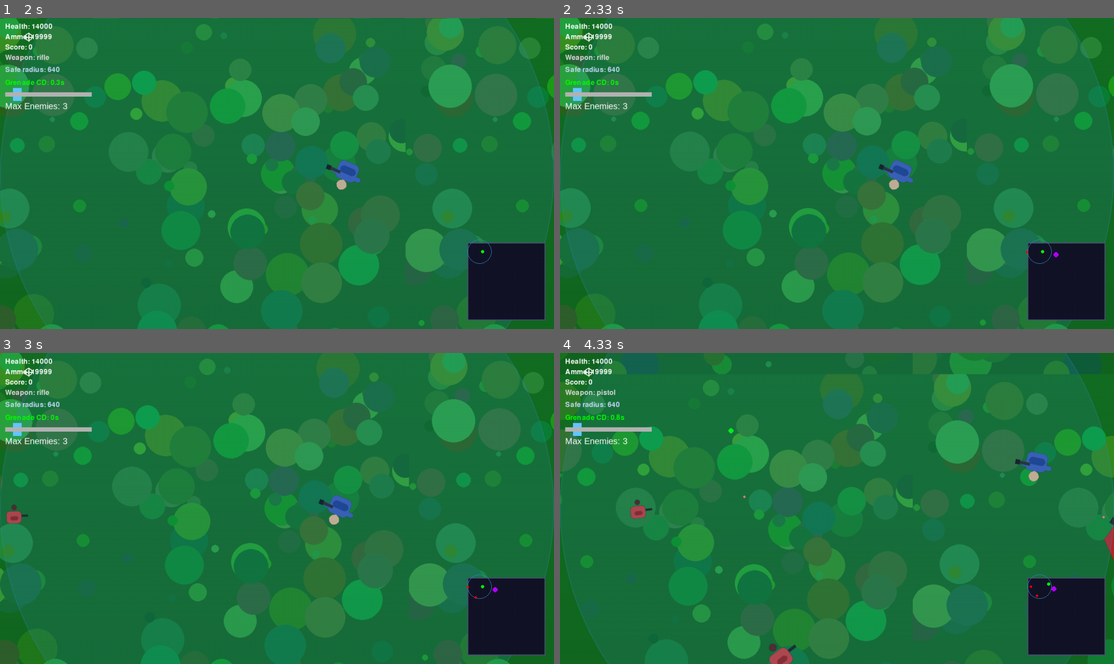
Above: before the commit, frames 1-4 (two rows, left to right).
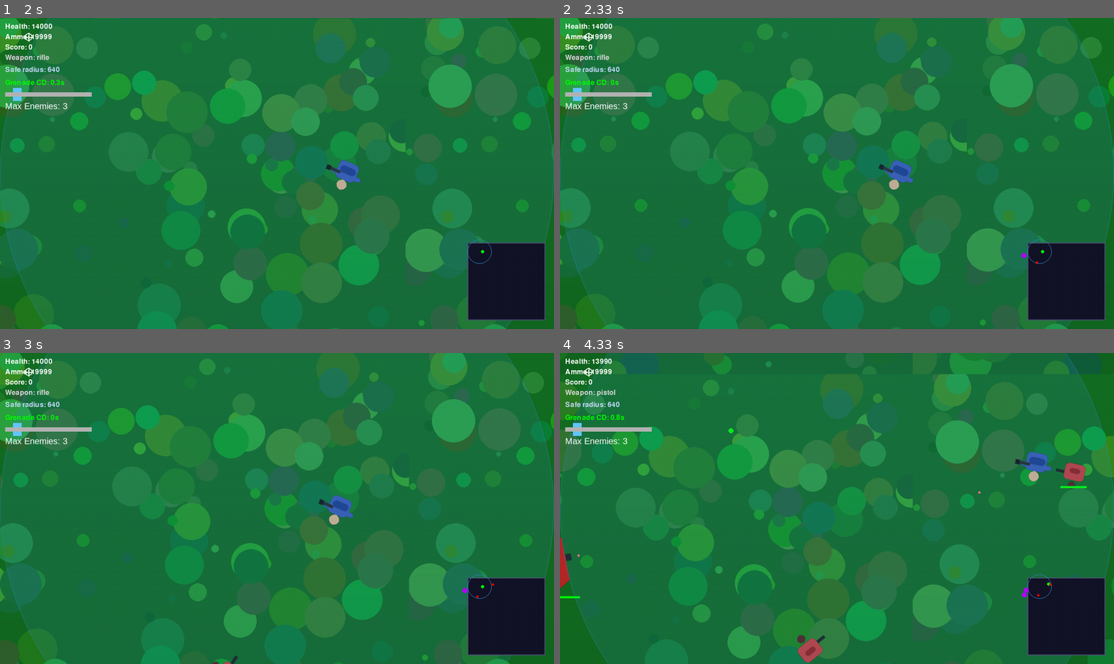
Above: after the commit, the same moments.

Repository: SAYANSAMANTA2005/pygames
Game: pygame game, started from sound ,map,health bar added freefire5.py
Same seed, same stepped clock (60 frames per second), same inputs: the game is played once before the commit and once after it.
Inputs:
- Up to frame 1 (2 s): hold G 0.33-0.8 s; hold Right 0.33-0.8 s; tap W at 0.83 s; click "Ammo: 20000" at 1.22 s; tap S at 1.5 s; tap 3 at 1.83 s
- Up to frame 2 (2.33 s): tap A at 2.17 s
- Up to frame 3 (3 s): hold A 2.5-2.97 s; hold Right 2.5-2.97 s; tap Space at 2.57, 2.87 s
- Up to frame 4 (4.33 s): hold Right 3-3.47 s; tap Space at 3.07, 3.37, 3.57, 3.9, 4.2 s; tap G at 3.15 s; hold Up 3.5-3.8 s; tap 2 at 3.65 s; hold Right 3.83-4.3 s

Frame 1 is identical in both runs. In frame 2, less than 0.1% of the frame differs, in the area x 83-90%, y 74-80%; in frame 3, 0.2%; in frame 4, 1.3%, in the area x 0-100%, y 1-100%.

Commit message:
Update and rename sound & map added freefire5.py to sound ,map,health bar  added freefire5.py

Diff:
--- a/sound & map added freefire5.py
+++ b/sound ,map,health bar  added freefire5.py
@@ -36,7 +36,7 @@
 GRANADE_EXPLOSION_RADIOUS=100
 # Boss settings
 BOSS_APPERENCE_DURATION=2
-MAX_BOSSES_ON_SCREEN=1
+MAX_BOSSES_ON_SCREEN=2
 #mini map settings
 # ----- MINI-MAP SETTINGS -----
 MINIMAP_W, MINIMAP_H = 180, 180
@@ -215,7 +215,7 @@
 
 
 class Enemy(pygame.sprite.Sprite):
-    def __init__(self, surf, x, y):
+    def __init__(self, surf, x, y, etype="normal"):
         super().__init__()
         s = random.randint(52,92)
         self.is_boss = False
@@ -223,11 +223,71 @@
         self.image = self.orig.copy()
         self.rect = self.image.get_rect(center=(x,y))
         self.pos = Vector2(self.rect.center)
-        self.speed = random.uniform(40, 120)
-        self.health = random.randint(22, 68)
-        self.fire_timer = random.uniform(0.8, 2.0)
+
+        # Enemy type
+        self.type = etype
+        # Default body color
+        body_color = (200, 60, 60)
+        head_color = (90,30,30)
+        chest_color = (150,30,30)
+
+        # Customize color/shape per type
+        if etype == "runner":       # Fast, weak
+            body_color = (255, 100, 50)       # bright orange
+            head_color = (180, 50, 50)
+            chest_color = (220, 80, 80)
+            # maybe taller/slimmer shape
+            pygame.draw.rect(self.orig, body_color, (s*0.3, s*0.3, s*0.4, s*0.5), border_radius=5)
+        elif etype == "tank":       # Slow, strong
+            body_color = (255, 220, 120)   # bright pastel, yellow-pink with some green tone
+
+       # dark blue
+            head_color = (30,30,90)
+            chest_color = (50,50,150)
+            pygame.draw.rect(self.orig, body_color, (s*0.2, s*0.25, s*0.6, s*0.5), border_radius=10)
+        elif etype == "sniper":     # Slow, long-range
+            body_color = (50, 180, 50)       # green
+            head_color = (30,100,30)
+            chest_color = (40,140,40)
+            pygame.draw.ellipse(self.orig, body_color, (s*0.25, s*0.3, s*0.5, s*0.5))
+        else:                       # normal
+            body_color = (200,60,60)  # red
+            head_color = (90,30,30)
+            chest_color = (150,30,30)
+            pygame.draw.rect(self.orig, body_color, (s*0.22, s*0.32, s*0.56, s*0.46), border_radius=8)
+
+        # head
+        pygame.draw.circle(self.orig, head_color, (s//2, int(s*0.18)), int(s/10))
+        # chest/vest
+        pygame.draw.rect(self.orig, chest_color, (s*0.35, s*0.5, s*0.3, s*0.15), border_radius=6)
+
+        # Attributes by type
+        if etype == "runner":
+            self.speed = random.uniform(180, 250)       # fast
+            self.health = random.randint(15, 35)        # weak
+            self.fire_timer = random.uniform(2.0, 4.0)  # rarely shoots
+            self.max_health = self.health   # 👈 add this
+        elif etype == "tank":
+            self.speed = random.uniform(200, 300)         # slow
+            self.health = random.randint(100, 160)      # strong
+            self.fire_timer = random.uniform(0.3, 0.7)  # shoots normally
+            self.max_health = self.health   # 👈 add this
+        elif etype == "sniper":
+            self.speed = random.uniform(30, 60)         # slow
+            self.health = random.randint(30, 50)        # moderate HP
+            self.fire_timer = random.uniform(1.5, 2.5)  # shoots less often
+            self.shoot_distance = random.randint(300, 600)  # only shoots if far
+            self.max_health = self.health   # 👈 add this
+        else:
+            # default enemy
+            self.speed = random.uniform(40, 120)
+            self.health = random.randint(22, 68)
+            self.fire_timer = random.uniform(0.8, 2.0)
+            self.max_health = self.health   # 👈 add this
+
 
     def update(self, dt, player, bullets_group):
+        # Move toward player
         dirv = player.pos - self.pos
         dist = dirv.length()
         if dist > 18:
@@ -241,16 +301,41 @@
         angle = math.degrees(math.atan2(-dy, dx))
         self.image = pygame.transform.rotozoom(self.orig, angle, 1.0)
         self.rect = self.image.get_rect(center=self.rect.center)
-
-        # shooting
+        # ---- Draw health bar ----
+        max_width = self.rect.width * 0.6   # bar width inside body
+        height = 5                          # bar height
+        health_ratio = max(self.health, 0) / self.max_health
+        filled_width = int(max_width * health_ratio)
+
+        # Position bar slightly below head
+        bar_x = self.rect.width * 0.2
+        bar_y = self.rect.height * 0.8
+
+        pygame.draw.rect(self.image, (180, 0, 0), (bar_x, bar_y, max_width, height))  # red bg
+        pygame.draw.rect(self.image, (0, 255, 0), (bar_x, bar_y, filled_width, height))  # green fill
+        # -------------------------#
+        # shooting logic
         self.fire_timer -= dt
-        if self.fire_timer <= 0:
-            self.fire_timer = random.uniform(0.9, 2.4)
+        shoot_condition = True
+        if self.type == "runner":
+            shoot_condition = random.random() < 10000
+        elif self.type == "sniper":
+            shoot_condition = dist >= getattr(self, "shoot_distance", 300)
+
+        if self.fire_timer <= 0 and shoot_condition:
+            if self.type == "runner":
+                self.fire_timer = random.uniform(2.0, 4.0)
+            elif self.type == "sniper":
+                self.fire_timer = random.uniform(1.5, 2.5)
+            else:
+                self.fire_timer = random.uniform(0.8, 2.0)
+
             direction = Vector2(dx, dy)
             if direction.length_squared() == 0:
                 direction = Vector2(1,0)
             direction = direction.normalize()
-            b = Bullet(self.pos.x + direction.x*10, self.pos.y + direction.y*10, direction, ENEMY_BULLET_SPEED, random.randint(6,12), 'enemy')
+            b = Bullet(self.pos.x + direction.x*10, self.pos.y + direction.y*10,
+                       direction, ENEMY_BULLET_SPEED, random.randint(6,12), 'enemy')
             bullets_group.add(b)
 class Boss(Enemy):
     def __init__(self, surf, x, y):
@@ -612,7 +697,9 @@
                 else:
                     x = SCREEN_W + 60; y = random.randint(0, SCREEN_H)
                 if len(enemies)<max_enemies :
-                 e = Enemy(enemy_surf, x, y)
+                 etype = random.choices( ["runner", "tank", "sniper", "normal"],
+                                        weights=[0.1, 0.2, 0.2, 0.5])[0]
+                 e = Enemy(enemy_surf, x, y, etype)
                  enemies.add(e)
             airdrop_timer -= dt
             if airdrop_timer <= 0:
